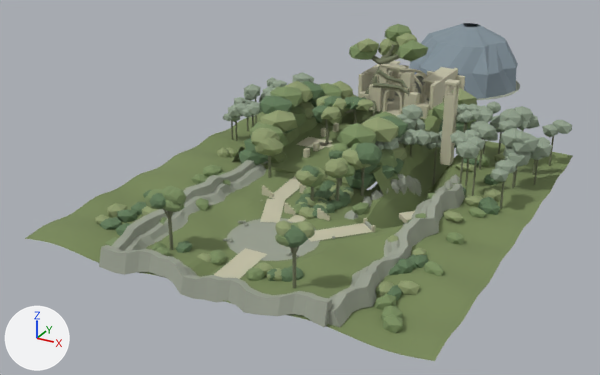
The glTF model public/models/world-art-context.glb: old version first, new version second.
Rendered twice from a 50 mm lens placed at (106.0, -178.0, 106.0), pointed at (-27.0, 65.0, -15.0). Lighting does not change. The marker at lower left points along +X, +Y and +Z. The first picture is the older version. Objects named as collision shapes, trigger or cutter boxes, shadow casters or lower levels of detail are left out. Vertices at exactly the same position are counted once.

In view in the first picture: 'Canopy_0', 'Canopy_1', 'Canopy_2', 'Cavern_slate', 'Distant_forest', 'Limestone', 'Moss_earth', 'Stone_shade', 'Trunks'.
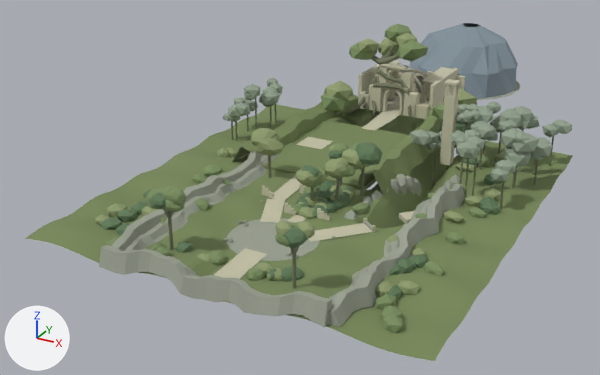
The edits, one by one:
me_icosphere_071 is used by ob_canopy_0; location (0.0, 0.0, 0.0).
me_icosphere_071 had 1596 vertices, 2880 faces and spanned x -49.6..50.9, y -26.2..100.7, z -2.3..19.6.
me_icosphere_071 now has 1260 vertices, 2320 faces and spans x -49.6..50.9, y -26.2..100.7, z -2.2..18.9.
me_icosphere_071 part 1: 28 loose pieces with 336 vertices, spanning x -42.4..16.0, y 35.4..100.6, z -2.3..19.6, are deleted.
me_icosphere_069 is used by ob_canopy_1; location (0.0, 0.0, 0.0).
me_icosphere_069 had 1458 vertices, 2660 faces and spanned x -46.0..50.0, y -29.0..130.0, z -2.0..34.0.
me_icosphere_069 now has 1314 vertices, 2420 faces and spans x -44.0..50.0, y -29.0..130.0, z -2.0..34.0.
me_icosphere_069 part 2: 12 loose pieces with 144 vertices, spanning x -46.0..16.0, y 38.0..97.0, z -2.0..21.0, are deleted.
me_icosphere_068 is used by ob_canopy_2; location (0.0, 0.0, 0.0).
me_icosphere_068 had 1512 vertices, 2780 faces and spanned x -50.0..49.0, y -26.0..125.0, z -2.0..32.0.
me_icosphere_068 now has 1356 vertices, 2520 faces and spans x -50.0..49.0, y -26.0..125.0, z -2.0..32.0.
me_icosphere_068 part 3: 13 loose pieces with 156 vertices, spanning x -43.0..15.0, y 39.0..95.0, z -1.0..21.0, are deleted.
me_icosphere_078 is used by ob_distant_forest; location (0.0, 0.0, 0.0).
me_icosphere_078 had 1440 vertices, 2400 faces and spanned x -57.3..60.1, y 43.1..95.5, z 4.2..20.7.
me_icosphere_078 now has 912 vertices, 1520 faces and spans x -57.3..60.1, y 43.1..95.5, z 4.2..20.7.
me_icosphere_078 part 4: 44 loose pieces with 528 vertices, spanning x -46.5..16.5, y 46.6..94.7, z 6.0..19.8, are deleted.
me_arrival_slope is used by ob_limestone; location (0.0, 0.0, 0.0).
me_arrival_slope had 1000 vertices, 1794 faces and spanned x -31.0..34.0, y -29.0..174.0, z -8.0..29.0.
me_arrival_slope now has 932 vertices, 1696 faces and spans x -31.0..34.0, y -29.0..174.0, z -8.0..29.0.
me_arrival_slope part 5: 9 loose pieces with 68 vertices, spanning x -24.0..0.0, y 54.0..84.0, z 2.0..4.0, are deleted.
me_cube_011 is used by ob_trunks; location (0.0, 0.0, 0.0).
me_cube_011 had 1626 vertices, 2828 faces and spanned x -53.1..54.7, y -23.6..125.2, z -9.6..30.5.
me_cube_011 now has 1204 vertices, 2088 faces and spans x -53.1..54.7, y -23.6..125.2, z -9.6..30.5.
me_cube_011 part 6: 26 loose pieces with 422 vertices, spanning x -43.5..13.8, y 42.4..93.4, z -1.2..17.0, are deleted.

Boxes (x1, y1, x2, y2) around the edits, measured in the pictures (600 x 375 px):
'Distant_forest', reshaped: before (223, 72, 572, 182); after (223, 77, 572, 182)
'Canopy_0', reshaped (18% shorter): before (99, 81, 500, 301); after (99, 121, 500, 301)
part 1 of me_icosphere_071, deleted: before (238, 81, 408, 189)
part 2 of me_icosphere_069, deleted: before (250, 83, 403, 181)
part 3 of me_icosphere_068, deleted (green): before (258, 81, 407, 165)
part 4 of me_icosphere_078, deleted: before (241, 72, 425, 150)
part 5 of me_arrival_slope, deleted: before (303, 123, 339, 158)
part 6 of me_cube_011, deleted (mostly hidden): before (252, 109, 418, 158)
